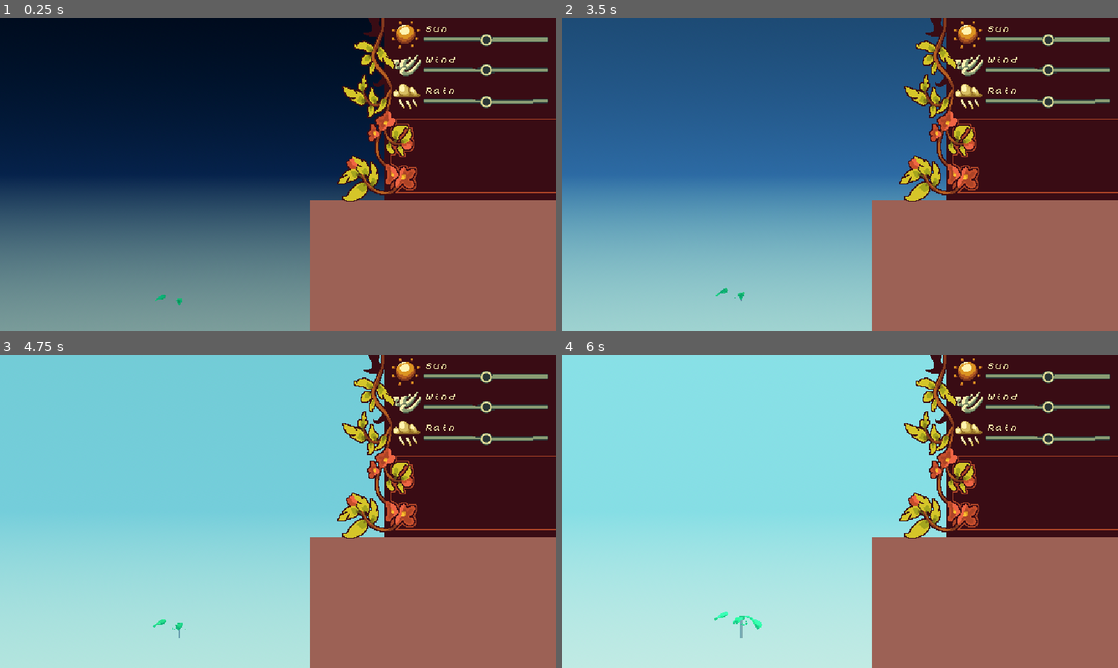
Above: before the commit, frames 1-4 (two rows, left to right).
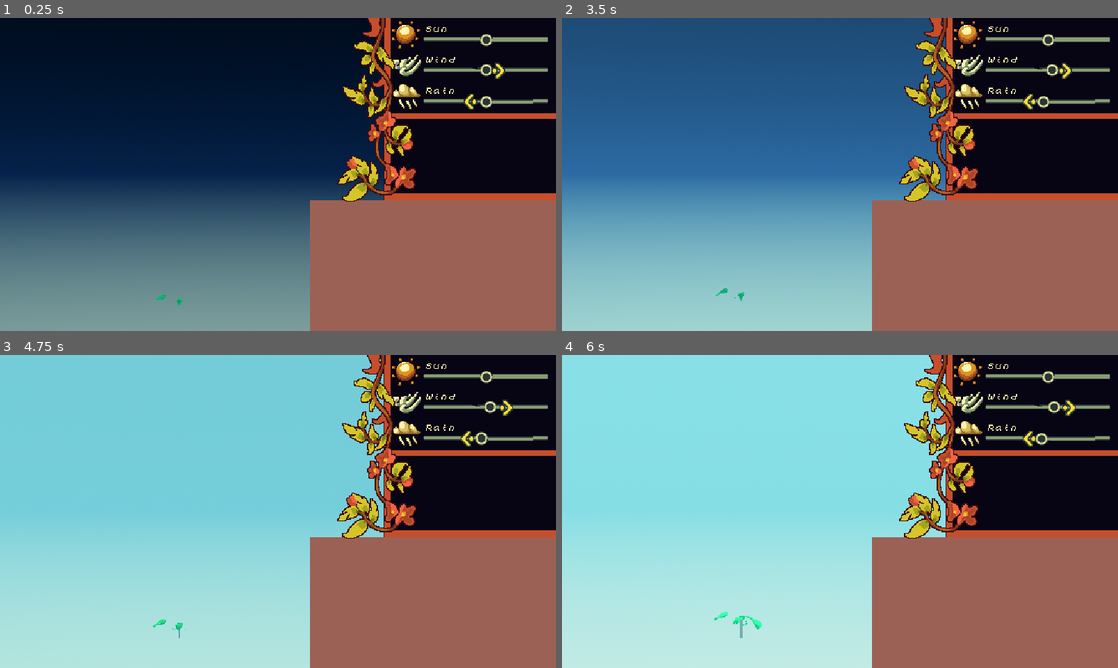
Above: after the commit, the same moments.

Repository: JeppeLindberg/comfy-jam-autumn-2025
Game: Godot game, scene res://scenes/main.tscn
Two runs of this game, one before a commit and one after it. Both use one fixed random seed, a clock stepped at 60 frames per second and the inputs below.
Inputs (mouse positions are in pixels of both pictures, inside the frame that each line leads up to):
- Up to frame 1 (0.25 s): no input
- Up to frame 2 (3.5 s): move the mouse to (1045, 155) at 0.52 s; move the mouse to (728, 190) at 1.27 s; tap Enter at 2 s; move the mouse to (895, 105) at 2.02 s; move the mouse to (812, 237) at 2.77 s
- Up to frame 3 (4.75 s): move the mouse to (444, 558) at 3.52 s; move the mouse to (111, 464) at 4.27 s
- Up to frame 4 (6 s): tap Space at 5 s; move the mouse to (867, 511) at 5.02 s; move the mouse to (756, 433) at 5.77 s

The runs differ from the first frame. In frame 1, 15% of the frame differs, in the area x 65-100%, y 0-59%; in frame 2, 16%; in frame 3, 16%; in frame 4, 16%.

Commit message:
progress

Diff:
--- /dev/null
+++ b/prefabs/sprite_arrow_left.tscn
@@ -0,0 +1,16 @@
+[gd_scene load_steps=4 format=3 uid="uid://bia8jgginc4ij"]
+
+[ext_resource type="Script" uid="uid://vi7j22xcvq1q" path="res://scripts/screen_anchor_control.gd" id="1_xcctk"]
+[ext_resource type="Texture2D" uid="uid://eacxoqrwx85s" path="res://sprites/arrow.png" id="2_0r1r7"]
+[ext_resource type="Script" uid="uid://b2tmb43f7wxrg" path="res://scripts/hortizontal_movement.gd" id="2_8527e"]
+
+[node name="sprite_anchor" type="Node2D"]
+script = ExtResource("1_xcctk")
+
+[node name="visual" type="Node2D" parent="."]
+script = ExtResource("2_8527e")
+
+[node name="sprite" type="Sprite2D" parent="visual"]
+texture_filter = 1
+position = Vector2(-14, 1)
+texture = ExtResource("2_0r1r7")
--- /dev/null
+++ b/prefabs/sprite_arrow_right.tscn
@@ -0,0 +1,16 @@
+[gd_scene load_steps=4 format=3 uid="uid://d3wasn3a7imvc"]
+
+[ext_resource type="Script" uid="uid://vi7j22xcvq1q" path="res://scripts/screen_anchor_control.gd" id="1_oumde"]
+[ext_resource type="Script" uid="uid://b2tmb43f7wxrg" path="res://scripts/hortizontal_movement.gd" id="2_ooj4k"]
+[ext_resource type="Texture2D" uid="uid://ba80v1t06a7wt" path="res://sprites/arrow_2.png" id="3_oumde"]
+
+[node name="sprite_anchor" type="Node2D"]
+script = ExtResource("1_oumde")
+
+[node name="visual" type="Node2D" parent="."]
+script = ExtResource("2_ooj4k")
+
+[node name="sprite" type="Sprite2D" parent="visual"]
+texture_filter = 1
+position = Vector2(15, 1)
+texture = ExtResource("3_oumde")
--- a/prefabs/ui_parameter.tscn
+++ b/prefabs/ui_parameter.tscn
@@ -6,6 +6,8 @@
 [ext_resource type="Texture2D" uid="uid://dnvhufxoo2ivw" path="res://sprites/sun.png" id="3_js3ow"]
 [ext_resource type="Texture2D" uid="uid://bsxsfywg3qliq" path="res://sprites/meter.png" id="4_d8ngu"]
 [ext_resource type="Texture2D" uid="uid://cd1waukq805ij" path="res://sprites/pip.png" id="4_k3ver"]
+[ext_resource type="PackedScene" uid="uid://bia8jgginc4ij" path="res://prefabs/sprite_arrow_left.tscn" id="7_ep2qn"]
+[ext_resource type="PackedScene" uid="uid://d3wasn3a7imvc" path="res://prefabs/sprite_arrow_right.tscn" id="8_wpv81"]
 
 [sub_resource type="StyleBoxFlat" id="StyleBoxFlat_q2gni"]
 
@@ -14,7 +16,7 @@
 
 [sub_resource type="StyleBoxEmpty" id="StyleBoxEmpty_muem4"]
 
-[node name="parameter" type="HBoxContainer" node_paths=PackedStringArray("filler", "title", "image_anchor")]
+[node name="parameter" type="HBoxContainer" node_paths=PackedStringArray("filler", "title", "image_anchor", "arrow_left", "arrow_right")]
 anchors_preset = 10
 anchor_right = 1.0
 offset_bottom = 35.0
@@ -25,6 +27,8 @@
 filler = NodePath("container/meter_bg_container/meter_point/filler")
 title = NodePath("container/title_container/title")
 image_anchor = NodePath("image_panel/center")
+arrow_left = NodePath("container/meter_bg_container/meter_point/center/point/arrow_left")
+arrow_right = NodePath("container/meter_bg_container/meter_point/center/point/arrow_right")
 
 [node name="image_panel" type="Panel" parent="."]
 self_modulate = Color(1, 1, 1, 0)
@@ -126,3 +130,27 @@
 grow_vertical = 2
 script = ExtResource("3_8ygm6")
 texture = ExtResource("4_k3ver")
+
+[node name="arrow_left" type="CenterContainer" parent="container/meter_bg_container/meter_point/center/point"]
+layout_mode = 1
+anchors_preset = 8
+anchor_left = 0.5
+anchor_top = 0.5
+anchor_right = 0.5
+anchor_bottom = 0.5
+grow_horizontal = 2
+grow_vertical = 2
+script = ExtResource("3_8ygm6")
+sprite_anchor_prefab = ExtResource("7_ep2qn")
+
+[node name="arrow_right" type="CenterContainer" parent="container/meter_bg_container/meter_point/center/point"]
+layout_mode = 1
+anchors_preset = 8
+anchor_left = 0.5
+anchor_top = 0.5
+anchor_right = 0.5
+anchor_bottom = 0.5
+grow_horizontal = 2
+grow_vertical = 2
+script = ExtResource("3_8ygm6")
+sprite_anchor_prefab = ExtResource("8_wpv81")
--- a/scenes/main.tscn
+++ b/scenes/main.tscn
@@ -31,7 +31,6 @@
 [ext_resource type="Script" uid="uid://dw6h3p0rj8iau" path="res://scripts/ui_stats_text.gd" id="23_pm3ni"]
 [ext_resource type="PackedScene" uid="uid://b1euqkmxap1ig" path="res://prefabs/leaf_cluster_2.tscn" id="24_yq6so"]
 [ext_resource type="Script" uid="uid://b1wsaknt8lgf3" path="res://scripts/leaf_cluster_connector.gd" id="26_2f3dj"]
-[ext_resource type="Script" uid="uid://ceo5p8u1oc2jh" path="res://scripts/tree_part.gd" id="28_c6pm6"]
 [ext_resource type="Texture2D" uid="uid://dnvhufxoo2ivw" path="res://sprites/sun.png" id="31_fuf3a"]
 [ext_resource type="FontFile" uid="uid://c3culn2j8rwlk" path="res://fonts/textmachine_handwriting.ttf" id="31_j8jky"]
 [ext_resource type="Texture2D" uid="uid://wbrng1ypsmad" path="res://sprites/wind.png" id="32_pibwh"]
@@ -39,6 +38,8 @@
 [ext_resource type="Script" uid="uid://vi7j22xcvq1q" path="res://scripts/screen_anchor_control.gd" id="33_5q0nq"]
 [ext_resource type="Texture2D" uid="uid://cbvfieeb05h5g" path="res://sprites/sidebar.png" id="33_dgi5k"]
 [ext_resource type="Texture2D" uid="uid://dkwo1u2iovi11" path="res://sprites/rain.png" id="33_pibwh"]
+[ext_resource type="PackedScene" uid="uid://bia8jgginc4ij" path="res://prefabs/sprite_arrow_left.tscn" id="39_5he1u"]
+[ext_resource type="PackedScene" uid="uid://d3wasn3a7imvc" path="res://prefabs/sprite_arrow_right.tscn" id="40_5poiv"]
 
 [sub_resource type="ProceduralSkyMaterial" id="ProceduralSkyMaterial_jbj1t"]
 sky_top_color = Color(0.581293, 0.913401, 0.941485, 1)
@@ -353,6 +354,7 @@
 [node name="anchor" type="Node3D" parent="seed_anchor"]
 
 [node name="tree" type="Node3D" parent="." node_paths=PackedStringArray("main") groups=["tree"]]
+visible = false
 script = ExtResource("1_0wfyh")
 main = NodePath("..")
 growth_scale = SubResource("Curve_jkv2x")
@@ -361,42 +363,33 @@
 leaf_cluster_prefabs = Array[PackedScene]([ExtResource("23_2wyq8"), ExtResource("24_yq6so")])
 secs_to_full_grown = 20.0
 
-[node name="stump" type="Node3D" parent="tree" groups=["tree_part"] instance=ExtResource("1_o5qli")]
+[node name="stump" parent="tree" groups=["tree_part"] instance=ExtResource("1_o5qli")]
 transform = Transform3D(0.935884, 0, 0, 0, 0.99881, 0, 0, 0, 0.935884, 0, 0, 0)
 top_level = true
-script = ExtResource("28_c6pm6")
-stump = true
-matter = 3.0
 
 [node name="connector_3" type="Node3D" parent="tree/stump" groups=["connector"]]
 transform = Transform3D(0.995456, -0.0939571, -0.0154585, 0.0952203, 0.982251, 0.161607, 9.31323e-10, -0.162344, 0.986734, -0.160268, 3.44576, 0)
 script = ExtResource("17_muem4")
 
-[node name="branch" type="Node3D" parent="tree/stump/connector_3" groups=["tree_part"] instance=ExtResource("10_jscy8")]
+[node name="branch" parent="tree/stump/connector_3" groups=["tree_part"] instance=ExtResource("10_jscy8")]
 transform = Transform3D(0.995456, -0.0939601, -0.015459, 0.0952233, 0.982282, 0.161415, 1.85557e-05, -0.162153, 0.986766, -0.149992, 3.44166, 0)
 top_level = true
-script = ExtResource("28_c6pm6")
-matter = 2.0
 
 [node name="connector_7" type="Node3D" parent="tree/stump/connector_3/branch" groups=["connector"]]
 transform = Transform3D(0.978643, 0.0777261, 0.190308, -0.0633931, 0.994754, -0.0802884, -0.19555, 0.0665096, 0.978436, -0.0322904, 2.03461, 0.063557)
 script = ExtResource("17_muem4")
 
-[node name="branch" type="Node3D" parent="tree/stump/connector_3/branch/connector_7" groups=["tree_part"] instance=ExtResource("6_dp3eg")]
+[node name="branch" parent="tree/stump/connector_3/branch/connector_7" groups=["tree_part"] instance=ExtResource("6_dp3eg")]
 transform = Transform3D(0.983175, -0.0171221, 0.181861, -0.00064493, 0.995266, 0.0971899, -0.182665, -0.0956719, 0.978509, -0.374291, 5.4474, -0.267203)
 top_level = true
-script = ExtResource("28_c6pm6")
-matter = 1.7
 
 [node name="connector_9" type="Node3D" parent="tree/stump/connector_3/branch/connector_7/branch" groups=["connector"]]
 transform = Transform3D(0.991794, -0.118916, -0.0469328, 0.123661, 0.985493, 0.116238, 0.0324295, -0.121088, 0.992112, -0.0176945, 0.993458, 0.0150529)
 script = ExtResource("17_muem4")
 
-[node name="branch" type="Node3D" parent="tree/stump/connector_3/branch/connector_7/branch/connector_9" groups=["tree_part"] instance=ExtResource("8_gqmmt")]
+[node name="branch" parent="tree/stump/connector_3/branch/connector_7/branch/connector_9" groups=["tree_part"] instance=ExtResource("8_gqmmt")]
 transform = Transform3D(0.975008, -0.15581, 0.131769, 0.12509, 0.969136, 0.2113, -0.160625, -0.191048, 0.964405, -0.40596, 6.43763, -0.344288)
 top_level = true
-script = ExtResource("28_c6pm6")
-matter = 1.5
 
 [node name="leaf_connector_11" type="Node3D" parent="tree/stump/connector_3/branch/connector_7/branch/connector_9/branch" groups=["leaf_cluster_connector"]]
 transform = Transform3D(1, 0, 0, 0, 0.643135, -0.765753, 0, 0.765753, 0.643135, 2.72561e-08, 1.81487, -0.0911098)
@@ -410,11 +403,9 @@
 transform = Transform3D(0.991794, -0.112324, 0.0610488, 0.123661, 0.72177, -0.680997, 0.0324295, 0.682958, 0.729737, 0.0440303, 0.487397, 0.0772642)
 script = ExtResource("17_muem4")
 
-[node name="branch" type="Node3D" parent="tree/stump/connector_3/branch/connector_7/branch/connector_12" groups=["tree_part"] instance=ExtResource("8_gqmmt")]
+[node name="branch" parent="tree/stump/connector_3/branch/connector_7/branch/connector_12" groups=["tree_part"] instance=ExtResource("8_gqmmt")]
 transform = Transform3D(0.975008, 0.00141129, 0.203583, 0.12509, 0.784801, -0.604484, -0.160625, 0.619746, 0.765011, -0.325295, 5.93998, -0.246273)
 top_level = true
-script = ExtResource("28_c6pm6")
-matter = 1.5
 
 [node name="leaf_connector_13" type="Node3D" parent="tree/stump/connector_3/branch/connector_7/branch/connector_12/branch" groups=["leaf_cluster_connector"]]
 transform = Transform3D(1, 0, 0, 0, 0.643135, -0.765753, 0, 0.765753, 0.643135, 2.72561e-08, 1.81487, -0.0911098)
@@ -436,11 +427,9 @@
 transform = Transform3D(0.912123, -0.00158859, 0.409914, -0.127979, 0.948904, 0.28845, -0.389427, -0.315562, 0.865313, -0.125279, 1.09208, -0.0962601)
 script = ExtResource("17_muem4")
 
-[node name="branch" type="Node3D" parent="tree/stump/connector_3/branch/connector_5" groups=["tree_part"] instance=ExtResource("8_gqmmt")]
+[node name="branch" parent="tree/stump/connector_3/branch/connector_5" groups=["tree_part"] instance=ExtResource("8_gqmmt")]
 transform = Transform3D(0.926023, -0.085862, 0.367572, -0.101715, 0.881003, 0.462047, -0.363504, -0.465254, 0.807096, -0.375826, 4.48692, -0.272073)
 top_level = true
-script = ExtResource("28_c6pm6")
-matter = 1.5
 
 [node name="leaf_connector_6" type="Node3D" parent="tree/stump/connector_3/branch/connector_5/branch" groups=["leaf_cluster_connector"]]
 transform = Transform3D(-0.915971, 0.307254, 0.258054, 0.0741605, 0.761693, -0.64368, -0.394332, -0.570455, -0.720475, -0.157901, 1.00561, 0.00813886)
@@ -454,11 +443,9 @@
 transform = Transform3D(0.98745, 0.156461, -0.0215188, -0.157934, 0.978241, -0.134542, 0, 0.136252, 0.990674, 0.206574, 3.43908, 0)
 script = ExtResource("17_muem4")
 
-[node name="branch" type="Node3D" parent="tree/stump/connector_0" groups=["tree_part"] instance=ExtResource("8_gqmmt")]
+[node name="branch" parent="tree/stump/connector_0" groups=["tree_part"] instance=ExtResource("8_gqmmt")]
 transform = Transform3D(0.987449, 0.156465, -0.0215193, -0.157937, 0.978262, -0.134382, 2.54828e-05, 0.136094, 0.990696, 0.193329, 3.43499, 0)
 top_level = true
-script = ExtResource("28_c6pm6")
-matter = 1.5
 
 [node name="leaf_connector_2" type="Node3D" parent="tree/stump/connector_0/branch" groups=["leaf_cluster_connector"]]
 transform = Transform3D(1, 0, 0, 0, 0.643135, -0.765753, 0, 0.765753, 0.643135, 2.72561e-08, 1.81487, -0.0911098)
@@ -498,7 +485,7 @@
 theme_override_constants/separation = 5
 
 [node name="parameter_panel" type="Panel" parent="ui/panel/container"]
-self_modulate = Color(0.223529, 0.0470588, 0.0784314, 1)
+self_modulate = Color(0.027451, 0.0196078, 0.0784314, 1)
 custom_minimum_size = Vector2(0, 98)
 layout_mode = 2
 theme_override_styles/panel = SubResource("StyleBoxFlat_muem4")
@@ -523,15 +510,17 @@
 meter = 0.035
 title_tex = "Wind"
 wind_texture = ExtResource("32_pibwh")
+associated_parameter = "wind"
 
 [node name="parameter_rain" parent="ui/panel/container/parameter_panel/parameter_container" instance=ExtResource("17_dp3eg")]
 layout_mode = 2
 meter = -0.05
 title_tex = "Rain"
 rain_texture = ExtResource("33_pibwh")
+associated_parameter = "rain"
 
 [node name="stats" type="Panel" parent="ui/panel/container"]
-self_modulate = Color(0.223529, 0.0470588, 0.0784314, 1)
+self_modulate = Color(0.027451, 0.0196078, 0.0784314, 1)
 custom_minimum_size = Vector2(0, 80)
 layout_mode = 2
 theme_override_styles/panel = SubResource("StyleBoxFlat_muem4")
@@ -607,43 +596,67 @@
 
 [node name="sprites" type="Node2D" parent="."]
 
-[node name="@Node2D@23182" type="Node2D" parent="sprites" instance=ExtResource("2_5q0nq")]
+[node name="sprite_anchor" type="Node2D" parent="sprites" instance=ExtResource("2_5q0nq")]
 position = Vector2(997, 17)
 script = ExtResource("33_5q0nq")
 
-[node name="@Node2D@23183" type="Node2D" parent="sprites" instance=ExtResource("2_5q0nq")]
+[node name="@Node2D@35090" type="Node2D" parent="sprites" instance=ExtResource("2_5q0nq")]
 position = Vector2(1079, 22)
 script = ExtResource("33_5q0nq")
 
-[node name="@Node2D@23184" type="Node2D" parent="sprites" instance=ExtResource("2_5q0nq")]
+[node name="@Node2D@35091" type="Node2D" parent="sprites" instance=ExtResource("2_5q0nq")]
 position = Vector2(1083, 22)
 script = ExtResource("33_5q0nq")
 
-[node name="@Node2D@23185" type="Node2D" parent="sprites" instance=ExtResource("2_5q0nq")]
+[node name="@Node2D@35092" type="Node2D" parent="sprites" instance=ExtResource("39_5he1u")]
+position = Vector2(1083, 22)
+script = ExtResource("33_5q0nq")
+
+[node name="@Node2D@35093" type="Node2D" parent="sprites" instance=ExtResource("40_5poiv")]
+position = Vector2(1083, 22)
+script = ExtResource("33_5q0nq")
+
+[node name="@Node2D@35094" type="Node2D" parent="sprites" instance=ExtResource("2_5q0nq")]
 position = Vector2(997, 49)
 script = ExtResource("33_5q0nq")
 
-[node name="@Node2D@23186" type="Node2D" parent="sprites" instance=ExtResource("2_5q0nq")]
+[node name="@Node2D@35095" type="Node2D" parent="sprites" instance=ExtResource("2_5q0nq")]
 position = Vector2(1079, 54)
 script = ExtResource("33_5q0nq")
 
-[node name="@Node2D@23187" type="Node2D" parent="sprites" instance=ExtResource("2_5q0nq")]
+[node name="@Node2D@35096" type="Node2D" parent="sprites" instance=ExtResource("2_5q0nq")]
 position = Vector2(1081, 54)
 script = ExtResource("33_5q0nq")
 
-[node name="@Node2D@23188" type="Node2D" parent="sprites" instance=ExtResource("2_5q0nq")]
+[node name="@Node2D@35097" type="Node2D" parent="sprites" instance=ExtResource("39_5he1u")]
+position = Vector2(1081, 54)
+script = ExtResource("33_5q0nq")
+
+[node name="@Node2D@35098" type="Node2D" parent="sprites" instance=ExtResource("40_5poiv")]
+position = Vector2(1081, 54)
+script = ExtResource("33_5q0nq")
+
+[node name="@Node2D@35099" type="Node2D" parent="sprites" instance=ExtResource("2_5q0nq")]
 position = Vector2(997, 81)
 script = ExtResource("33_5q0nq")
 
-[node name="@Node2D@23189" type="Node2D" parent="sprites" instance=ExtResource("2_5q0nq")]
+[node name="@Node2D@35100" type="Node2D" parent="sprites" instance=ExtResource("2_5q0nq")]
 position = Vector2(1079, 86)
 script = ExtResource("33_5q0nq")
 
-[node name="@Node2D@23190" type="Node2D" parent="sprites" instance=ExtResource("2_5q0nq")]
+[node name="@Node2D@35101" type="Node2D" parent="sprites" instance=ExtResource("2_5q0nq")]
 position = Vector2(1076, 86)
 script = ExtResource("33_5q0nq")
 
-[node name="@Node2D@23191" type="Node2D" parent="sprites" instance=ExtResource("2_5q0nq")]
+[node name="@Node2D@35102" type="Node2D" parent="sprites" instance=ExtResource("39_5he1u")]
+position = Vector2(1076, 86)
+script = ExtResource("33_5q0nq")
+
+[node name="@Node2D@35103" type="Node2D" parent="sprites" instance=ExtResource("40_5poiv")]
+position = Vector2(1076, 86)
+script = ExtResource("33_5q0nq")
+
+[node name="@Node2D@35104" type="Node2D" parent="sprites" instance=ExtResource("2_5q0nq")]
 position = Vector2(1064, 324)
 script = ExtResource("33_5q0nq")
 
--- /dev/null
+++ b/scripts/hortizontal_movement.gd
@@ -0,0 +1,15 @@
+extends Node2D
+
+
+
+var lifetime = 0.0
+var base_pos
+
+func _ready() -> void:
+	base_pos = position
+
+func _process(delta: float) -> void:
+	lifetime += delta
+
+	var i =  (int(floor(lifetime * 2.0)) % 2) * 2.0 - 1.0
+	position = base_pos + Vector2.RIGHT * i
--- a/scripts/parameters.gd
+++ b/scripts/parameters.gd
@@ -19,13 +19,63 @@
 
 @export var sun_amount_day_curve: Curve
 
+var positive = ''
+var negative = ''
+
+@export var parameter_adjust_secs_for_full_meter = 60.0
+@export var secs_between_each_parameter_reroll = 33.0
+var time_since_last_reroll = 0.0
 
 
-func _process(_delta: float) -> void:
+func _ready() -> void:
+	set_positive_negative()
+
+func _process(delta: float) -> void:
+	time_since_last_reroll += delta
+
+	var speed = 1.0 / parameter_adjust_secs_for_full_meter
+	if main.time_dialation:
+		if positive == 'sun':
+			sun_meter += speed * delta
+		if positive == 'wind':
+			wind_meter += speed * delta
+		if positive == 'rain':
+			rain_meter += speed * delta
+		if negative == 'sun':
+			sun_meter -= speed * delta
+		if negative == 'wind':
+			wind_meter -= speed * delta
+		if negative == 'rain':
+			rain_meter -= speed * delta
+
+	if ((sun_meter != clampf(sun_meter, -1.0, 1.0)) or (wind_meter != clampf(wind_meter, -1.0, 1.0)) or (rain_meter != clampf(rain_meter, -1.0, 1.0))) or \
+		(time_since_last_reroll > secs_between_each_parameter_reroll):
+		set_positive_negative()
+
+	sun_meter = clampf(sun_meter, -1.0, 1.0)
+	wind_meter = clampf(wind_meter, -1.0, 1.0)
+	rain_meter = clampf(rain_meter, -1.0, 1.0)
+
 	sun_ui_parameter.meter = sun_meter
 	wind_ui_parameter.meter = wind_meter
 	rain_ui_parameter.meter = rain_meter
 
-	sun_amount = sun_meter * sun_amount_day_curve.sample(main.hour_of_day()) * 1.5
+	sun_amount = sun_meter * sun_amount_day_curve.sample(main.hour_of_day()) * 2.0
 	wind_amount = wind_meter
 	rain_amount = rain_meter
+
+func set_positive_negative():
+	var possible_positive = ['sun', 'wind', 'rain']
+	var possible_negative = ['sun', 'wind', 'rain']
+
+	possible_positive.shuffle()
+	possible_negative.shuffle()
+
+	possible_positive.erase(positive)
+	possible_negative.erase(negative)
+
+	positive = possible_positive.pop_front()
+	possible_negative.erase(positive)
+	negative = possible_negative.pop_front()
+
+	time_since_last_reroll = 0.0
--- a/scripts/screen_anchor_control.gd
+++ b/scripts/screen_anchor_control.gd
@@ -36,6 +36,8 @@
 	if main == self:
 		while not main.is_in_group('main'):
 			main = main.get_parent()
+			if main == null:
+				return null
 
 	if main == self:
 		return null
--- a/scripts/sprite_anchor.gd
+++ b/scripts/sprite_anchor.gd
@@ -3,6 +3,8 @@
 
 
 @export var texture: Texture
+@export var sprite_anchor_prefab: PackedScene
+@export var sprite_visible = true
 
 var main = self
 var sprites = self
@@ -16,18 +18,28 @@
 		if _get_sprites() == null:
 			return
 
-		sprite_anchor = _get_main().generic_sprite_anchor.instantiate()
+		if sprite_anchor_prefab == null:
+			sprite_anchor = _get_main().generic_sprite_anchor.instantiate()
+		else:
+			sprite_anchor = sprite_anchor_prefab.instantiate()
 		_get_sprites().add_child(sprite_anchor)
 		sprite_anchor.owner = get_tree().edited_scene_root
 		sprite_anchor.anchor_control = self
 		sprite_anchor.update()
-	if sprite_anchor != null:
-		sprite_anchor.get_node('sprite').texture = texture;
+	if (sprite_anchor != null) and (texture != null):
+		sprite_anchor.get_node('sprite').texture = texture
+	if (sprite_anchor != null):
+		if sprite_visible:
+			sprite_anchor.modulate = Color(sprite_anchor.modulate.r, sprite_anchor.modulate.g, sprite_anchor.modulate.b, 1.0)
+		else:
+			sprite_anchor.modulate = Color(sprite_anchor.modulate.r, sprite_anchor.modulate.g, sprite_anchor.modulate.b, 0.0)
 
 func _get_main():
 	if main == self:
 		while not main.is_in_group('main'):
 			main = main.get_parent()
+			if main == null:
+				return null
 
 	if main == self:
 		return null
--- a/scripts/stats.gd
+++ b/scripts/stats.gd
@@ -12,6 +12,7 @@
 var prev_stats = {}
 
 func _process(_delta: float) -> void:
+
 	var stats_dir = {
 		'sun_absorption':sun_absorption,
 		'wind_resistance':wind_resistance,
--- a/scripts/ui_parameter.gd
+++ b/scripts/ui_parameter.gd
@@ -1,5 +1,6 @@
 @tool
 extends Control
+
 
 
 
@@ -17,6 +18,12 @@
 @export var wind_texture: Texture
 @export var rain_texture: Texture
 
+@export var associated_parameter = 'sun'
+
+@export var arrow_left: Control
+@export var arrow_right: Control
+
+var parameters = null
 
 
 func _update_meter():
@@ -36,3 +43,10 @@
 		image_anchor.texture = wind_texture
 	if rain_texture != null:
 		image_anchor.texture = rain_texture
+
+
+	if not Engine.is_editor_hint():
+		if parameters == null:
+			parameters = get_node('/root/main/parameters')
+		arrow_right.sprite_visible = parameters.positive == associated_parameter
+		arrow_left.sprite_visible = parameters.negative == associated_parameter
Not shown: 1 places in prefabs/ui_parameter.tscn that only renumber resources
Not shown: 1 places in scenes/main.tscn that only renumber resources
Not shown, added: scripts/hortizontal_movement.gd.uid
Binary file added: sprites/arrow.png
Not shown, added: sprites/arrow.png.import
Binary file added: sprites/arrow_2.png
Not shown, added: sprites/arrow_2.png.import
Binary file changed: sprites/sidebar.png
Not shown, added: clip_studio_paint/arrow.clip
Not shown, changed: clip_studio_paint/assets.clip
Not shown, changed: clip_studio_paint/pip.clip
Not shown, changed: clip_studio_paint/sidebar.clip
